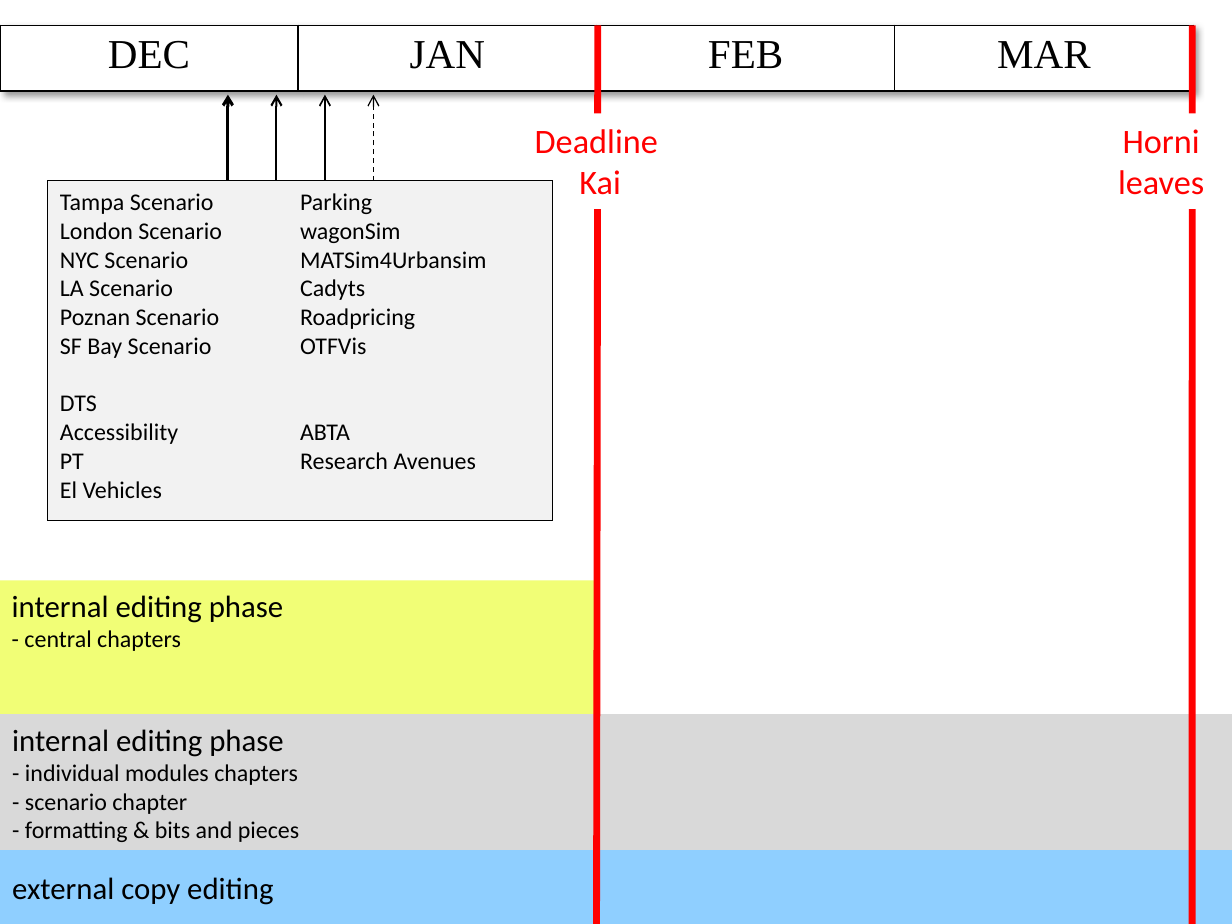
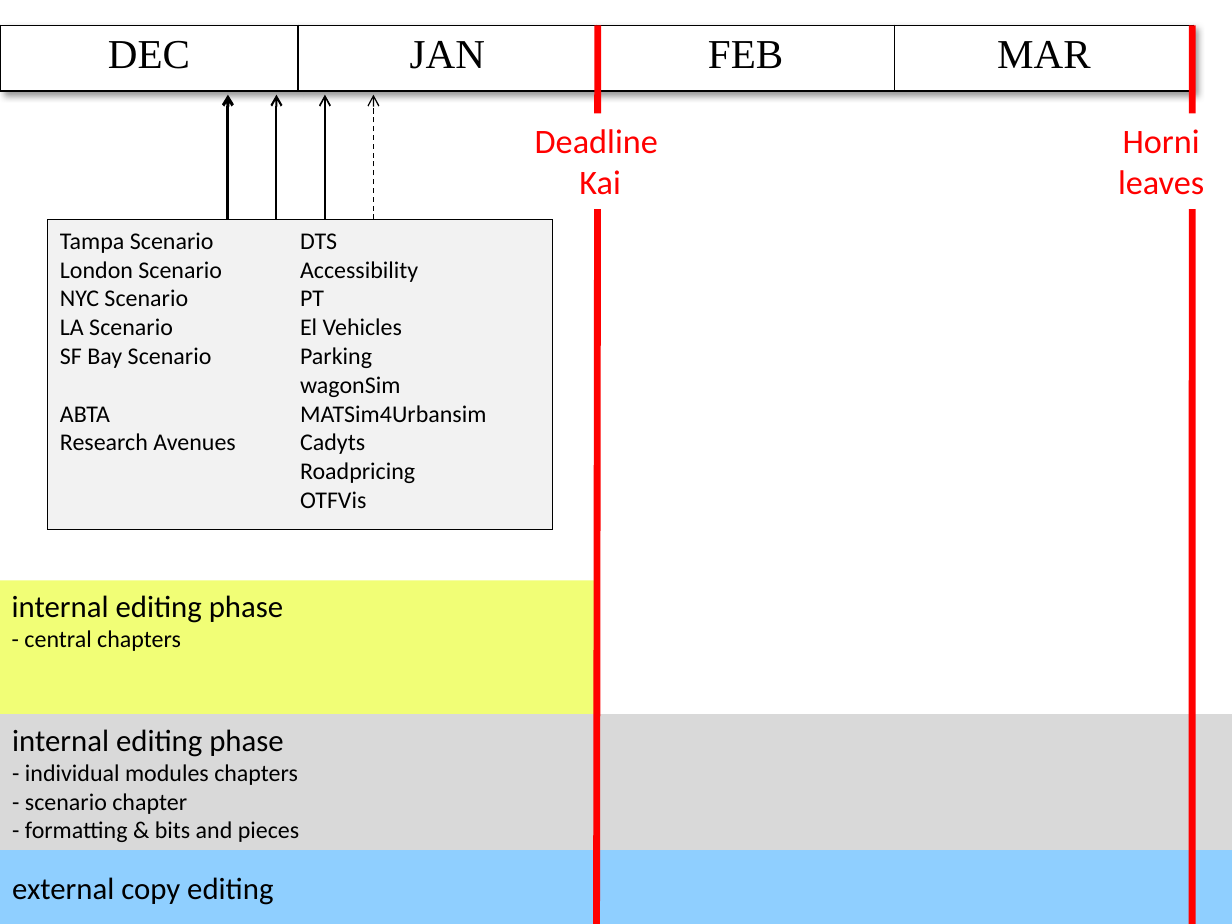
Before and after one commit to sashigurram/book, a slide deck: slide 1 of admin/timeline.pptx. Drawn at 1232x924 pixels with LibreOffice and Linux fonts; fonts in the diff are those of the drawing. Boxes give left, top, right and bottom in pixels: in the first picture for what was removed or moved away, otherwise in the second. Text is boxed around its words. In the diff, an @@ line names an element or a change of style, - is before the commit and + after.

Commit message:
admin

```diff
--- a/admin/timeline.pptx
+++ b/admin/timeline.pptx
@@ arrow moved from (228, 181) - (228, 95) to (228, 219) - (228, 95) @@
@@ arrow moved from (276, 181) - (276, 95) to (276, 219) - (276, 95) @@
@@ arrow moved from (325, 181) - (325, 95) to (325, 219) - (325, 95) @@
@@ arrow moved from (373, 181) - (373, 95) to (373, 219) - (373, 95) @@
@@ rectangle "Tampa Scenario": place and size @@
-rectangle "Tampa Scenario" at (48, 181, 552, 521)
+rectangle "Tampa Scenario" at (48, 219, 552, 530)
@@ text in rectangle at (60, 308, 220, 325): paragraph removed @@
-Poznan Scenario
@@ text in rectangle at (60, 406, 235, 450): paragraphs added @@
+ABTA
+Research Avenues
@@ text in rectangle at (300, 424, 476, 469): paragraphs removed @@
-ABTA
-Research Avenues
```
